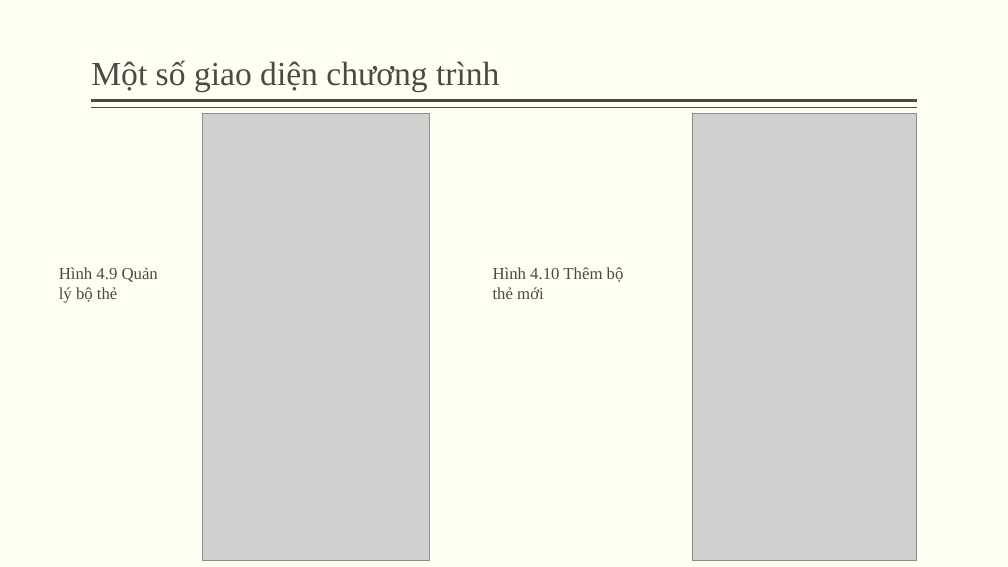
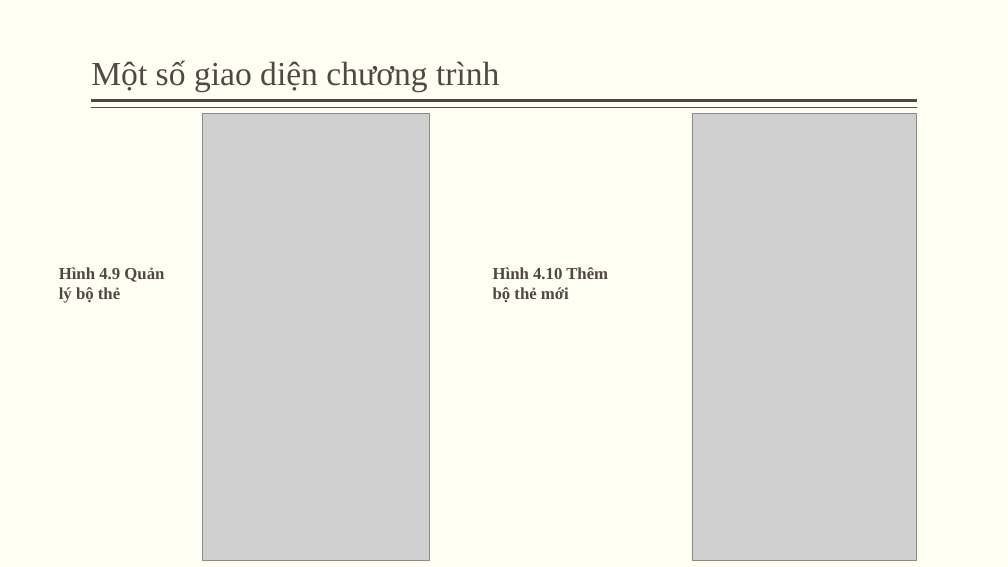
Before and after one commit to neekon2508/DATN, a slide deck: slide 17 of Document/bao-ao-do-an-tot-nghiep.pptx. Drawn at 1008x567 pixels with LibreOffice and Linux fonts; fonts in the diff are those of the drawing; grey boxes stand for pictures. Boxes give left, top, right and bottom in pixels: in the first picture for what was removed or moved away, otherwise in the second. Text is boxed around its words. In the diff, an @@ line names an element or a change of style, - is before the commit and + after.

```diff
--- a/Document/bao-ao-do-an-tot-nghiep.pptx
+++ b/Document/bao-ao-do-an-tot-nghiep.pptx
@@ text "Hình 4.9 Quản lý bộ ..." at <box>59,267,164,303</box>: bold on @@
@@ text "Hình 4.10 Thêm bộ thẻ ..." at <box>493,267,608,302</box>: bold on @@
```
Also in this commit, not shown: 15 other slides changed, 1 other file.
